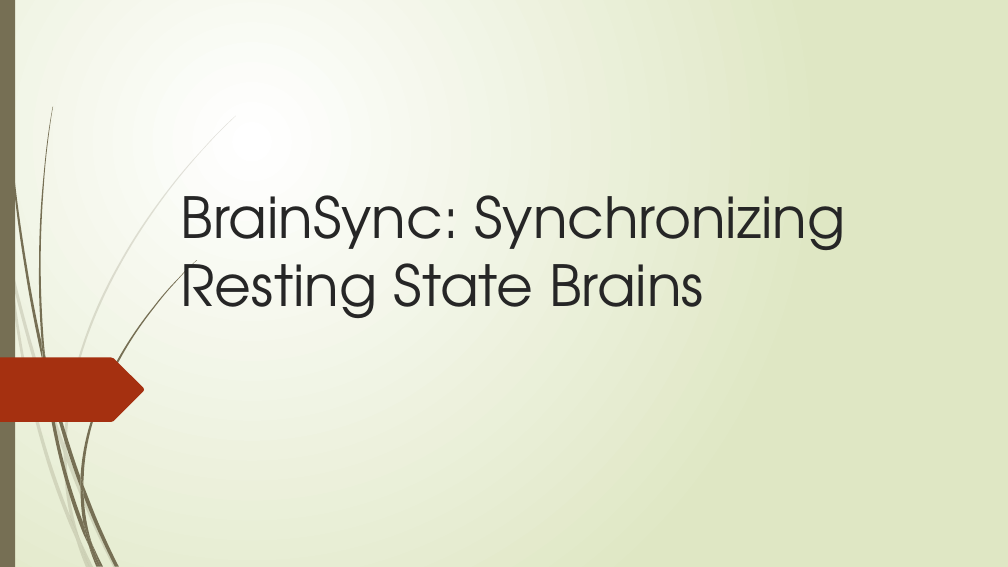
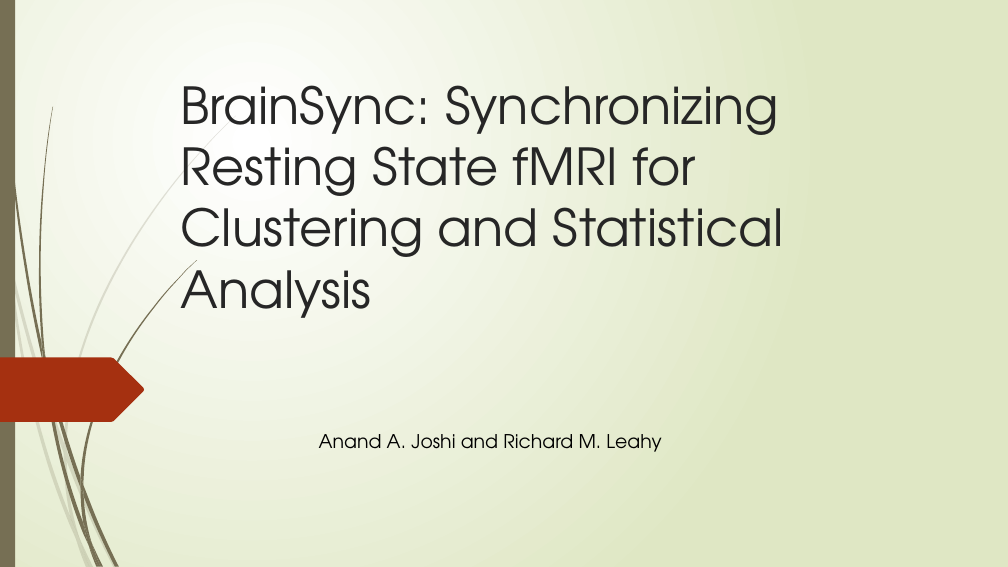
Before and after one commit to ajoshiusc/cortical_parcellation, a slide deck: slide 1 of docs/brain_sync.pptx. Drawn at 1008x567 pixels with LibreOffice and Linux fonts; fonts in the diff are those of the drawing. Boxes give left, top, right and bottom in pixels: in the first picture for what was removed or moved away, otherwise in the second. Text is boxed around its words. In the diff, an @@ line names an element or a change of style, - is before the commit and + after.

```diff
--- a/docs/brain_sync.pptx
+++ b/docs/brain_sync.pptx
@@ title at <box>181,85,783,318</box>: text changed; size 54 to 48.6 pt @@
-BrainSync: Synchronizing Resting State Brains
+BrainSync: Synchronizing Resting State fMRI for Clustering and Statistical Analysis
@@ text added at <box>319,434,661,452</box>, 18 pt, text #000000 @@
+Anand A. Joshi and Richard M. Leahy
```
Also in this commit, not shown: 1 slide added, 1 other file.
